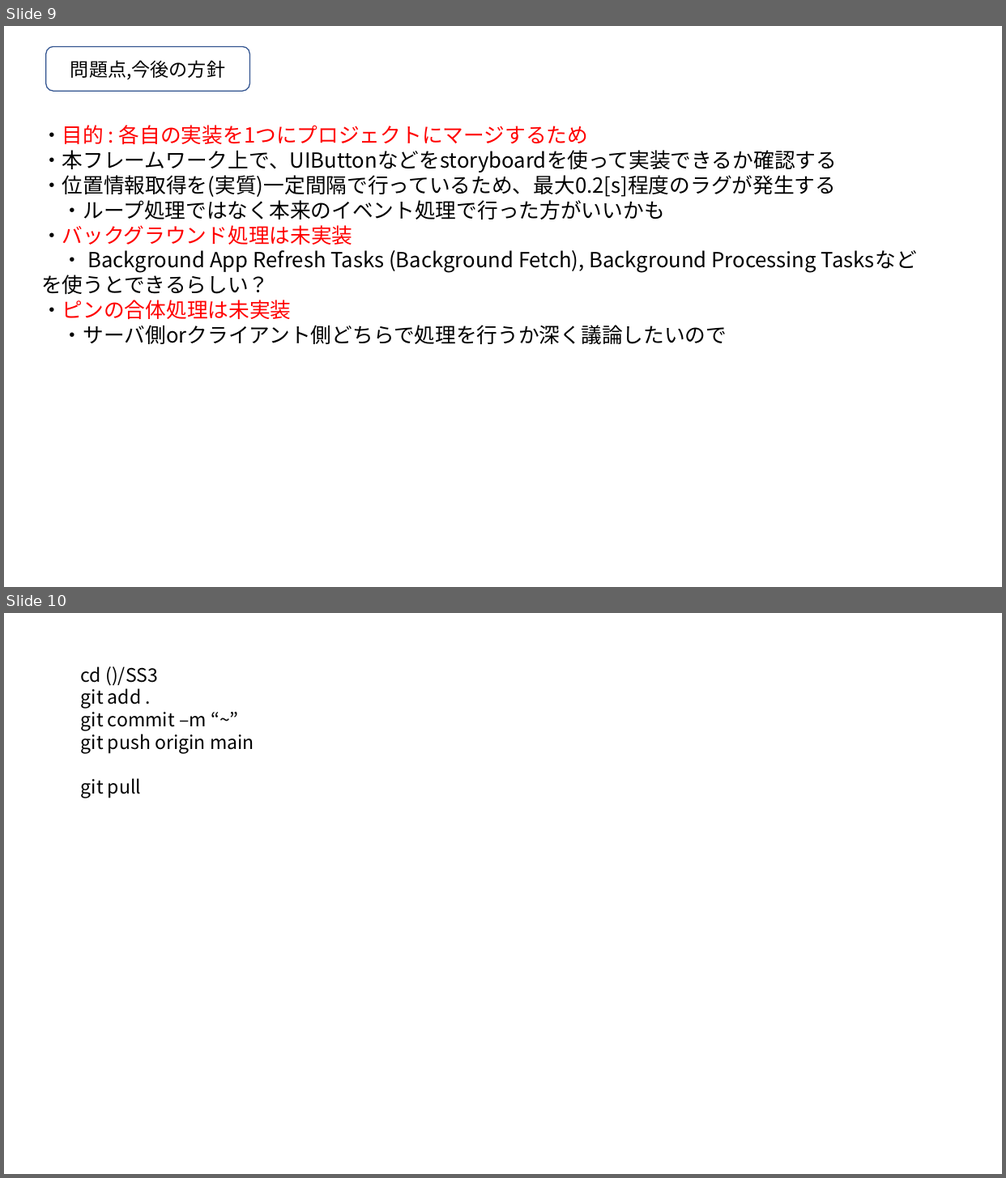
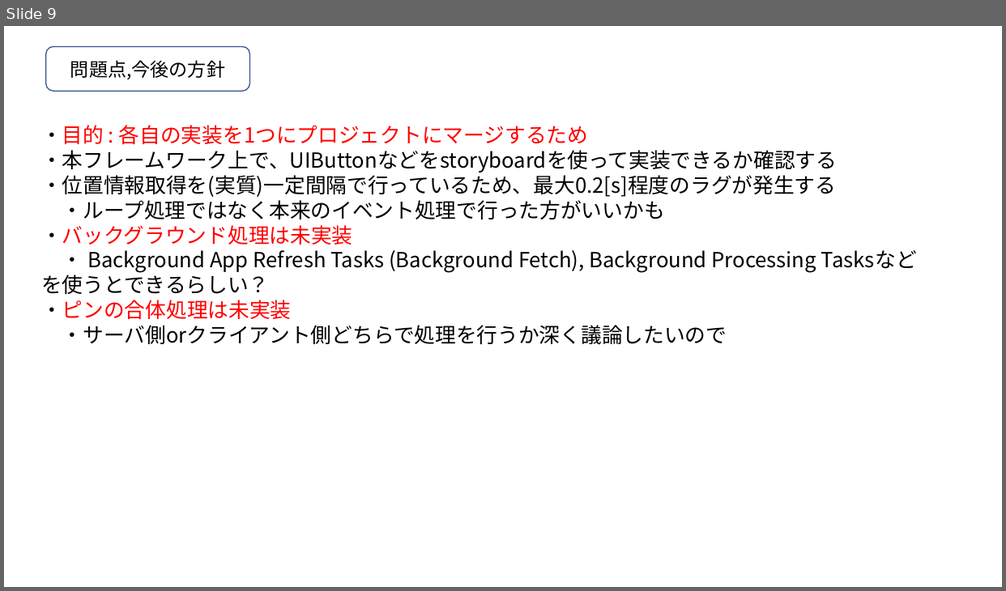
Before and after one commit to yochan1998/SS3, a slide deck: フレームワークの使い方.pptx. Shown one above the other, each under a label of ours: slides 9 and 10 before the commit, slide 9 after it. The pictures are 1006x1178 and 1006x591 pixels, drawn with LibreOffice and Linux fonts; fonts in the diff are those of the drawing. Boxes give left, top, right and bottom in pixels: in the first picture for what was removed or moved away, otherwise in the second. Text is boxed around its words. In the diff, an @@ line names an element or a change of style, - is before the commit and + after.

```diff
--- a/フレームワークの使い方.pptx
+++ b/フレームワークの使い方.pptx
@@ slide 10 removed at [4, 613, 1002, 1174], background #FFFFFF @@
@@ text removed at [81, 666, 254, 798] @@
-cd ()/SS3
-git add .
-git commit –m “~”
-git push origin main
-git pull
```
Also in this commit, not shown: 3 other files.
